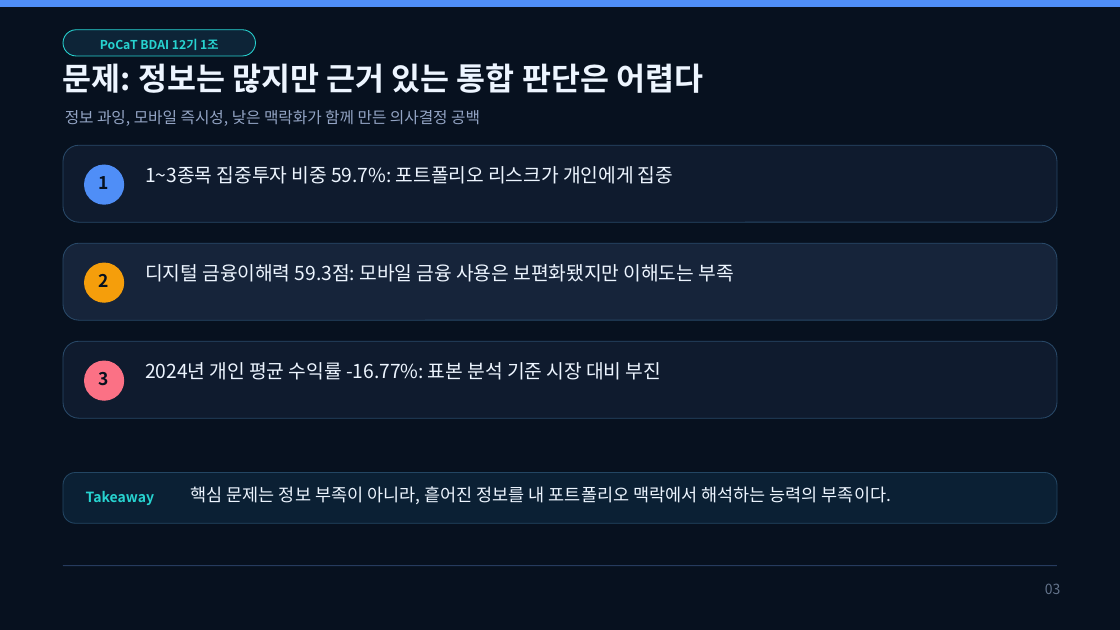
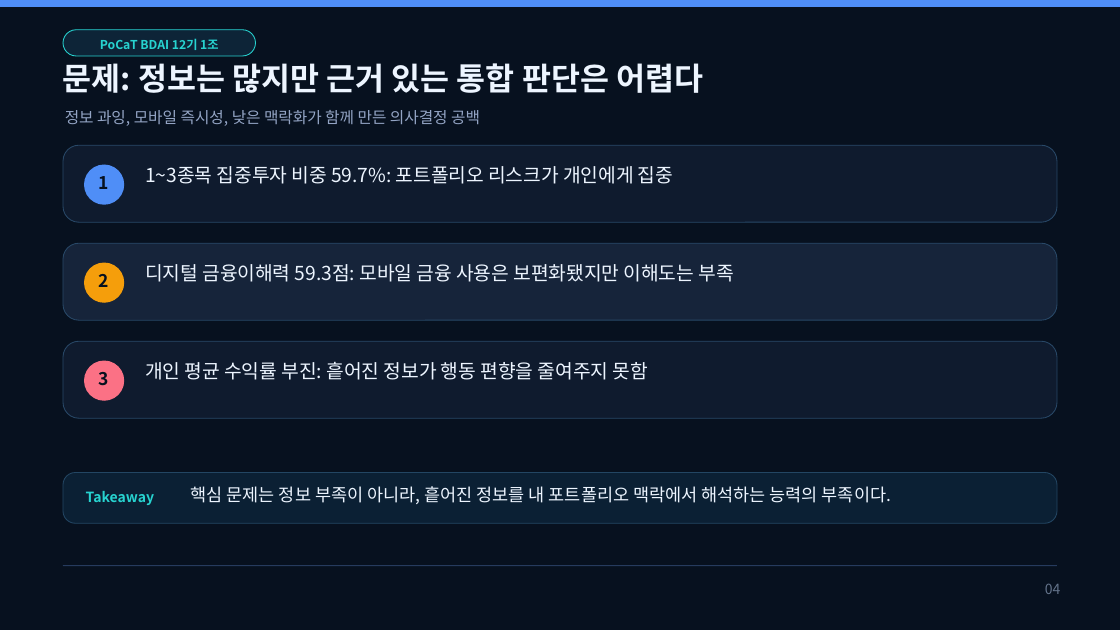
Before and after one commit to mygithub05253/stock-agent, a slide deck: slide 4 of docs/presentation/final_presentation.pptx (slide 3 before the commit). Drawn at 1120x630 pixels with LibreOffice and Linux fonts; fonts in the diff are those of the drawing. Boxes give left, top, right and bottom in pixels: in the first picture for what was removed or moved away, otherwise in the second. Text is boxed around its words. In the diff, an @@ line names an element or a change of style, - is before the commit and + after.

```diff
--- a/docs/presentation/final_presentation.pptx
+++ b/docs/presentation/final_presentation.pptx
@@ text at (x1=145, y1=361, x2=648, y2=380): text changed @@
-2024년 개인 평균 수익률 -16.77%: 표본 분석 기준 시장 대비 부진
+개인 평균 수익률 부진: 흩어진 정보가 행동 편향을 줄여주지 못함
@@ text at (x1=1045, y1=584, x2=1061, y2=594): text changed @@
-03
+04
```
Also in this commit, not shown: 8 other slides changed, 7 slides added, 2 slides removed, 6 other files.
